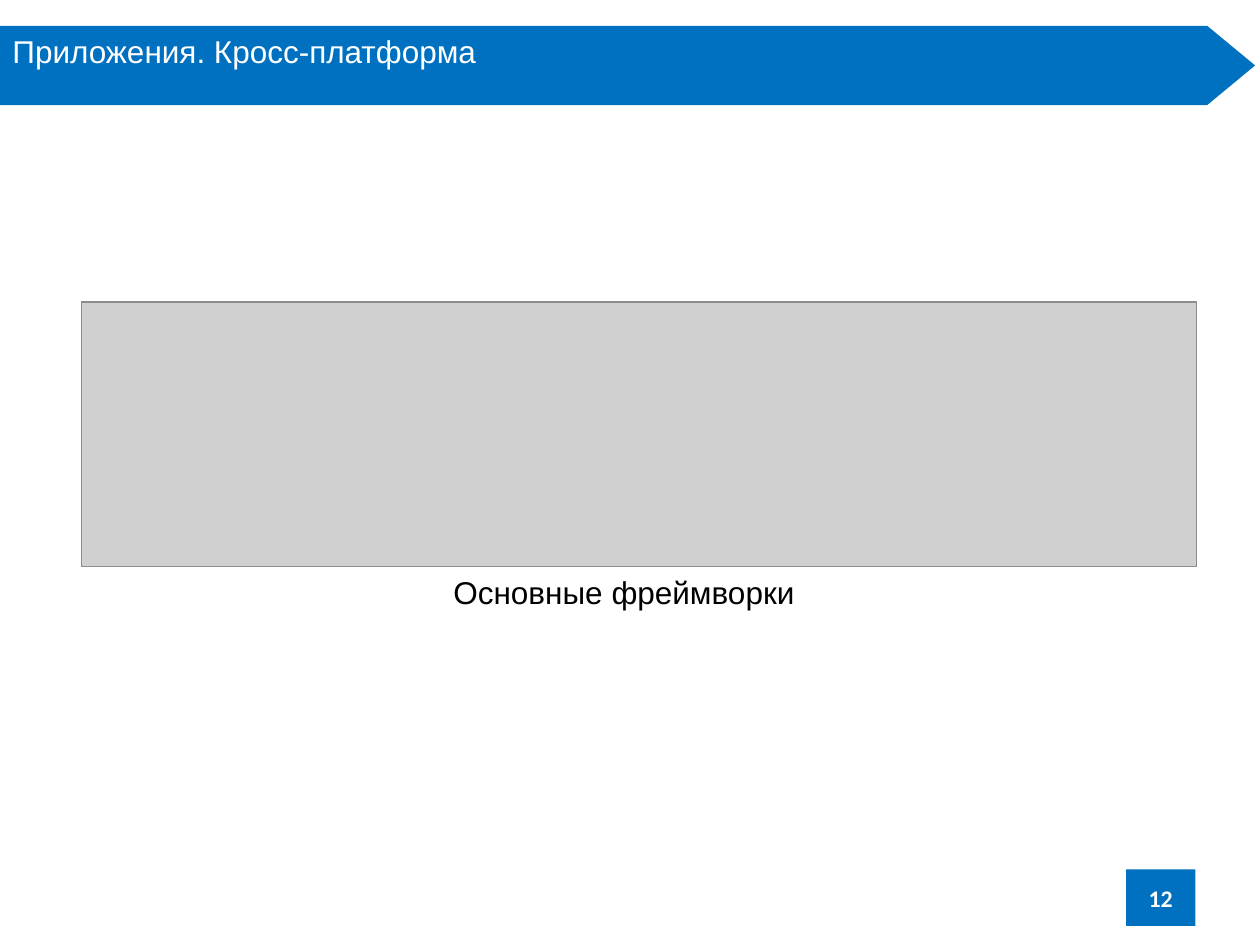
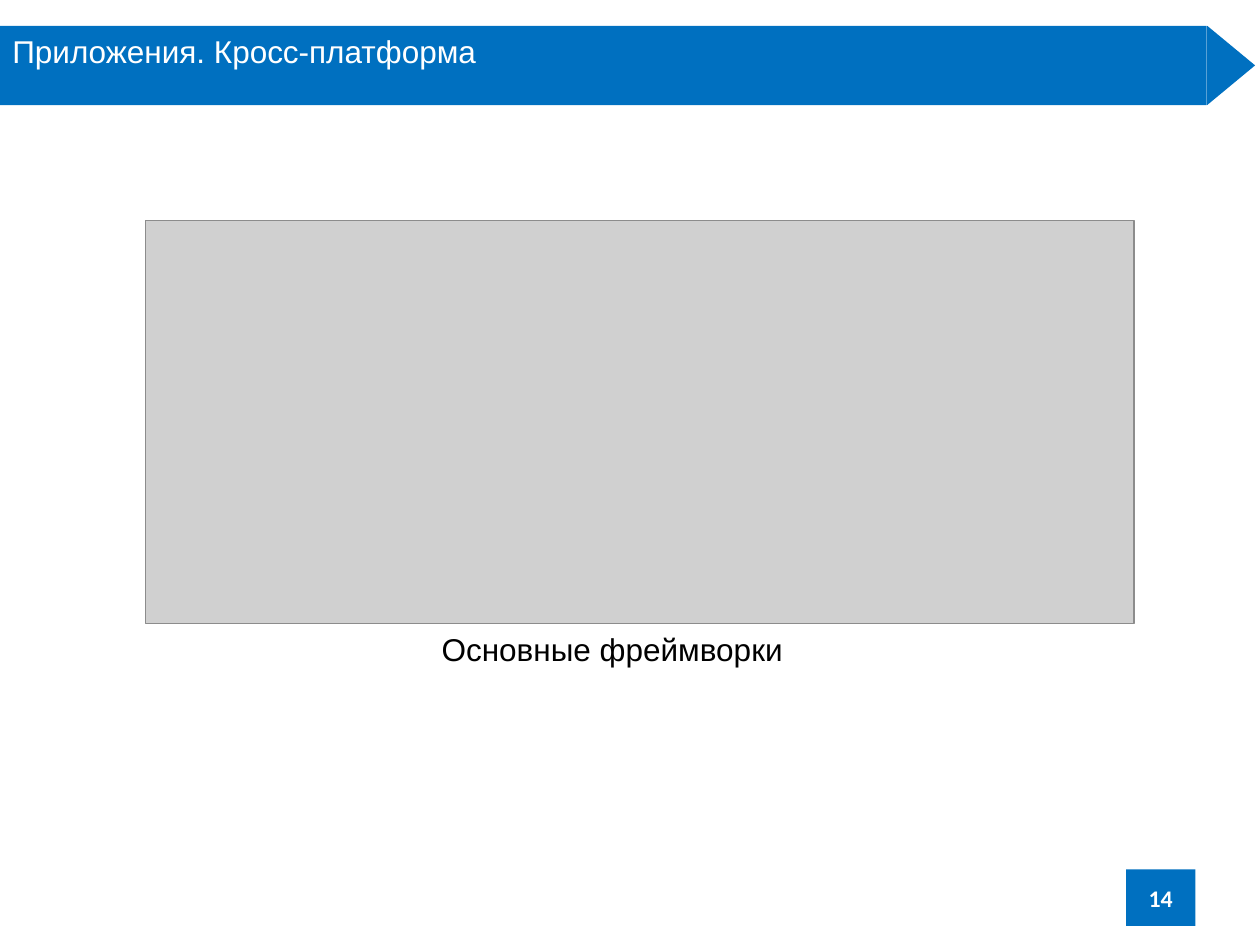
Before and after one commit to HayKor/referat-mobile-OS, a slide deck: slide 14 of Багинян_А_В_доклад.pptx (slide 12 before the commit). Drawn at 1260x945 pixels with LibreOffice and Linux fonts; fonts in the diff are those of the drawing; grey boxes stand for pictures. Boxes give left, top, right and bottom in pixels: in the first picture for what was removed or moved away, otherwise in the second. Text is boxed around its words. In the diff, an @@ line names an element or a change of style, - is before the commit and + after.

```diff
--- a/Багинян_А_В_доклад.pptx
+++ b/Багинян_А_В_доклад.pptx
@@ picture: place and size @@
-picture at (81, 302, 1197, 567)
+picture at (146, 220, 1134, 624)
@@ text "Основные фреймворки": place and size @@
-text "Основные фреймворки" at (453, 580, 795, 610)
+text "Основные фреймворки" at (442, 637, 783, 667)
@@ page number at (1149, 891, 1173, 907): text changed @@
-12
+14
```
Also in this commit, not shown: 4 other slides changed, 3 slides added, 5 other files.
